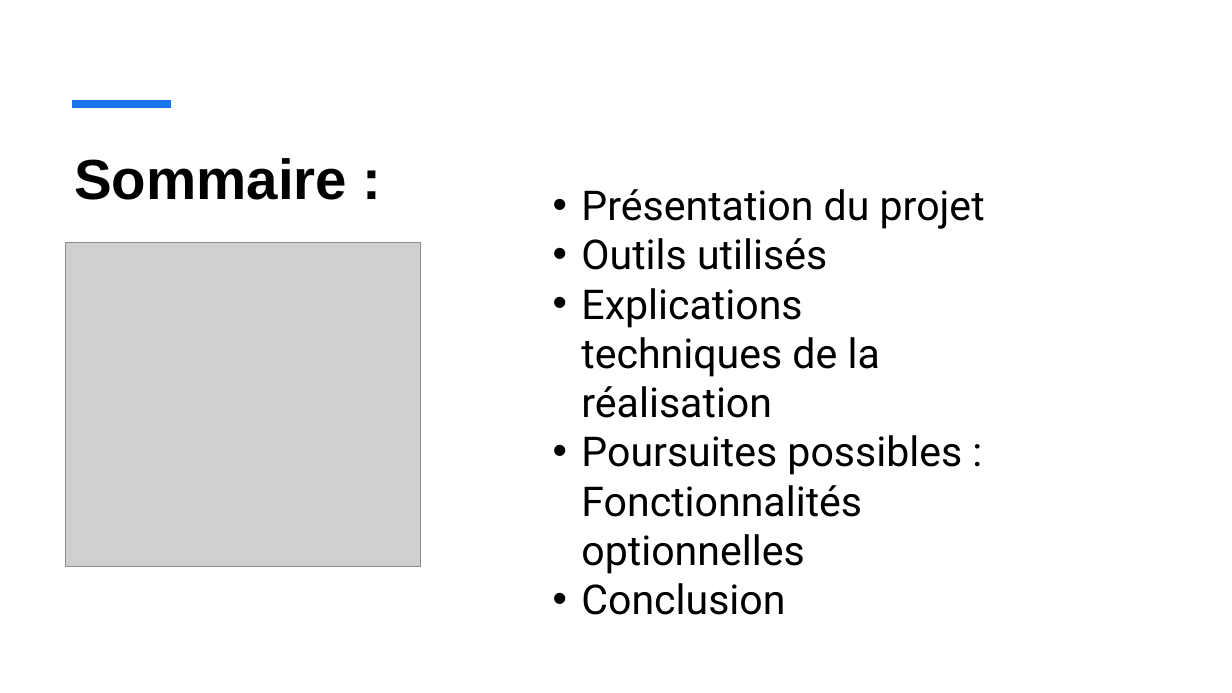
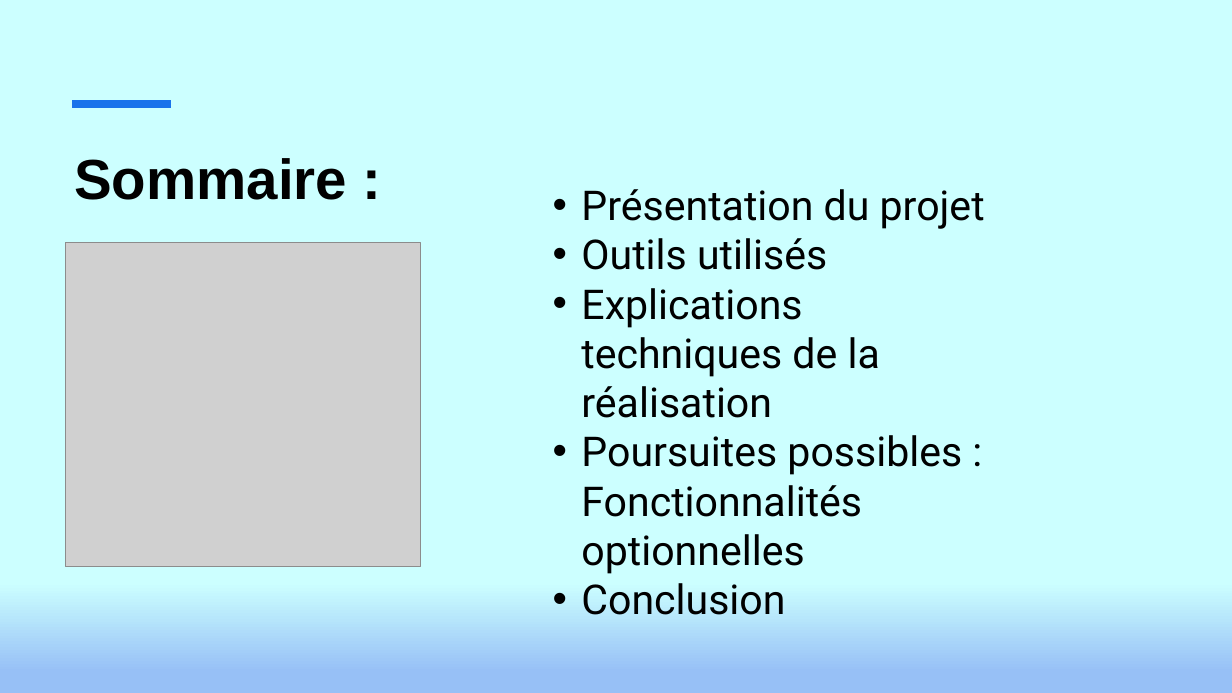
Before and after one commit to vento11b/mini-projet2, a slide deck: slide 2 of Présentation/TOKI.pptx. Drawn at 1232x693 pixels with LibreOffice and Linux fonts; fonts in the diff are those of the drawing; grey boxes stand for pictures. Boxes give left, top, right and bottom in pixels: in the first picture for what was removed or moved away, otherwise in the second. Text is boxed around its words. In the diff, an @@ line names an element or a change of style, - is before the commit and + after.

```diff
--- a/Présentation/TOKI.pptx
+++ b/Présentation/TOKI.pptx
@@ background #FFFFFF to gradient #CCFFFF to #98C0F6 @@
@@ rectangle at [0, 0, 1232, 693]: fill #FFFFFF to gradient #CCFFFF to #98C0F6 @@
```
Also in this commit, not shown: 10 other slides changed.
